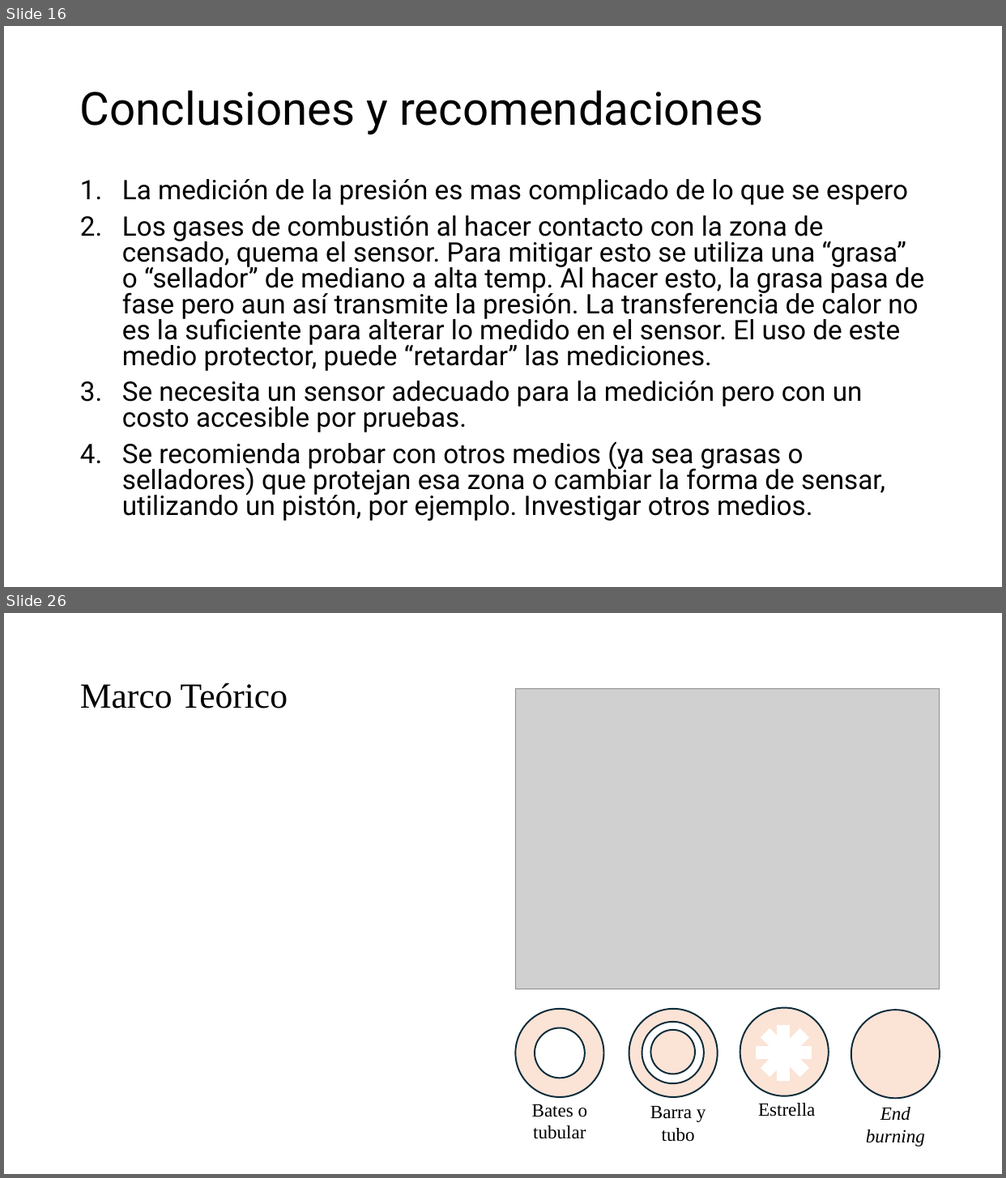
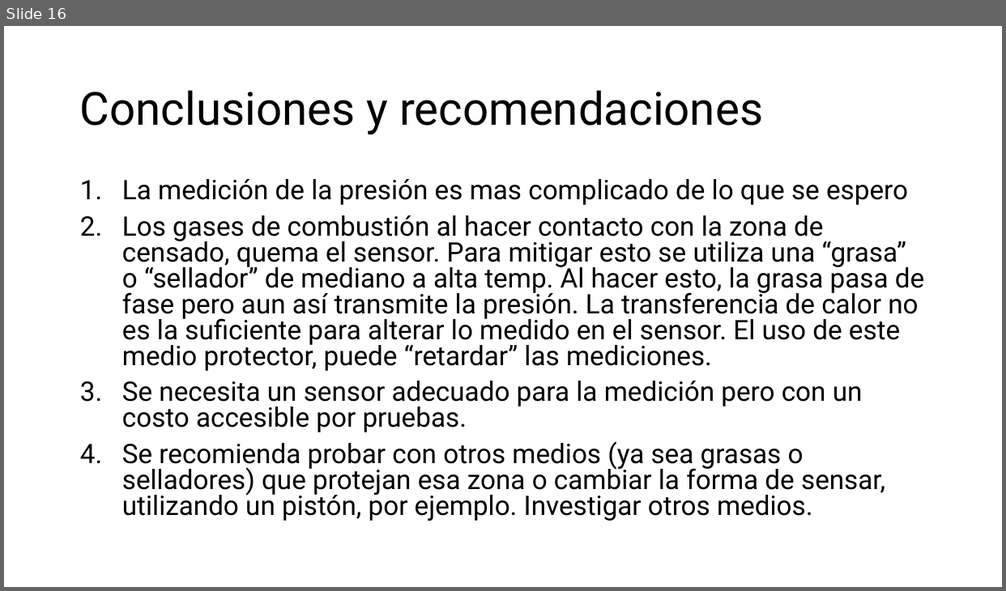
Before and after one commit to Archimedean2345/The-thermal-repository, a slide deck: PIAE2-Presentacion Tecnica.pptx. Shown one above the other, each under a label of ours: slides 16 and 26 before the commit, slide 16 after it; the slides between them are not shown. The pictures are 1006x1178 and 1006x591 pixels, drawn with LibreOffice and Linux fonts; fonts in the diff are those of the drawing; grey boxes stand for pictures. Boxes give left, top, right and bottom in pixels: in the first picture for what was removed or moved away, otherwise in the second. Text is boxed around its words. In the diff, an @@ line names an element or a change of style, - is before the commit and + after.

```diff
--- a/PIAE2-Presentacion Tecnica.pptx
+++ b/PIAE2-Presentacion Tecnica.pptx
@@ slide 26 removed at (4, 613, 1002, 1174), background #FFFFFF @@
@@ title removed at (80, 683, 288, 709) @@
-Marco Teórico
@@ picture removed at (515, 688, 940, 989) @@
@@ ellipse removed at (515, 1009, 603, 1097) @@
@@ ellipse removed at (629, 1009, 718, 1097) @@
@@ ellipse removed at (641, 1022, 704, 1084) @@
@@ ellipse removed at (740, 1008, 829, 1097) @@
@@ ellipse removed at (851, 1010, 940, 1098) @@
@@ ellipse removed at (535, 1029, 585, 1079) @@
@@ ellipse removed at (651, 1030, 695, 1074) @@
@@ group removed at (756, 1025, 811, 1080): 4 rectangles @@
@@ text removed at (532, 1105, 588, 1139) @@
-Bates o tubular
@@ text removed at (650, 1106, 706, 1142) @@
-Barra y tubo
@@ text removed at (758, 1103, 815, 1117) @@
-Estrella
@@ text removed at (866, 1107, 925, 1147) @@
-End burning
```
Also in this commit, not shown: 3 slides changed, 28 other slides removed, 6 other files.
